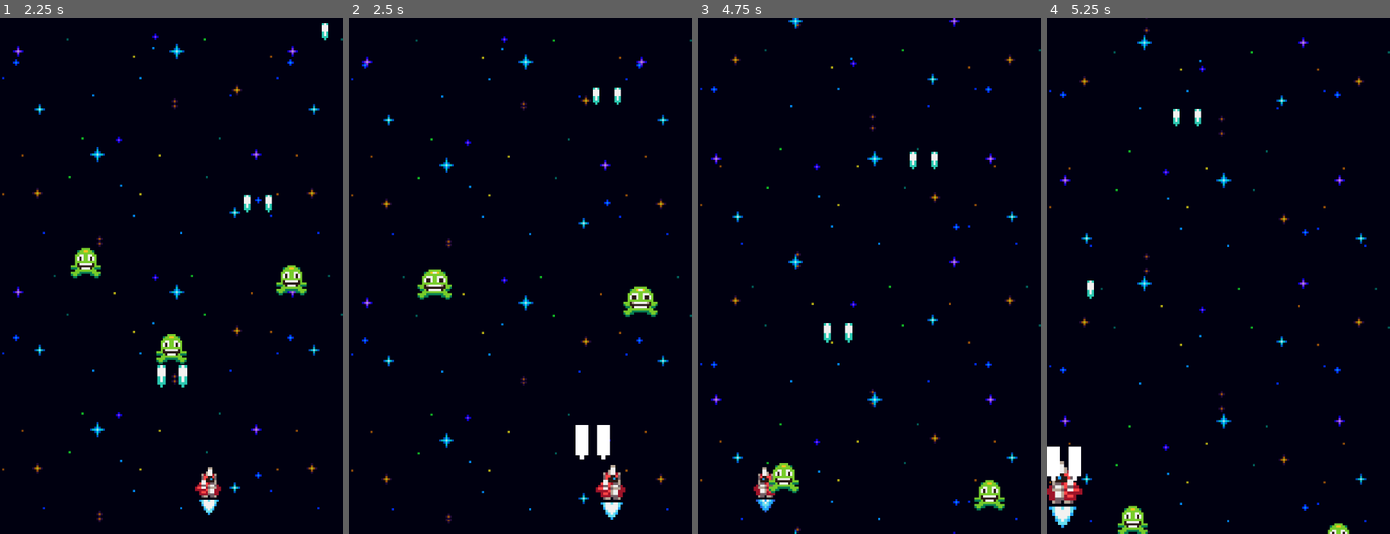
Above: before the commit, frames 1-4 (left to right).
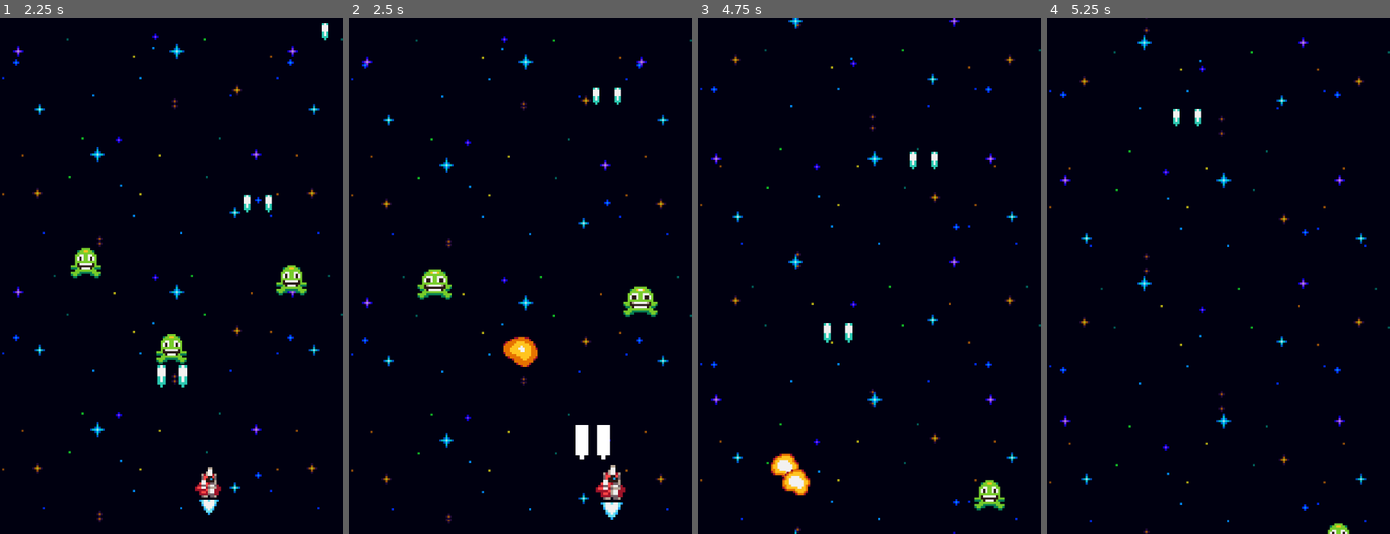
Above: after the commit, the same moments.

Repository: MatZ-Dev/heartbeast-space-shooter
Game: Godot game, scene res://world.tscn
Same seed, same stepped clock (60 frames per second), same inputs: the game is played once before the commit and once after it.
Inputs:
- Up to frame 1 (2.25 s): hold Right (ui_right) 0.53-1.28 s; hold Left (ui_left) 1.28-2.03 s; hold Right (ui_right) from 2.03 s (still down)
- Up to frame 2 (2.5 s): keep holding Right (ui_right)
- Up to frame 3 (4.75 s): release Right (ui_right) at 3.53 s; hold Left (ui_left) from 3.53 s (still down)
- Up to frame 4 (5.25 s): keep holding Left (ui_left)

Frame 1 is identical in both runs. In frame 2, 0.4% of the frame differs, in the area x 45-55%, y 61-68%; in frame 3, 1.0%; in frame 4, 1.6%, in the area x 0-30%, y 50-100%.

Commit message:
Part-9: Explosion Effect and Destroy

Diff:
--- a/components/onetime_animated_effect.gd
+++ b/components/onetime_animated_effect.gd
@@ -8,3 +8,4 @@
 func _ready() -> void:
 	# Free this node when the animation is finished
 	animation_finished.connect(queue_free)
+	animation_looped.connect(queue_free)
--- /dev/null
+++ b/effects/explosion_effect.tscn
@@ -0,0 +1,53 @@
+[gd_scene format=3 uid="uid://s1xknglkk5sc"]
+
+[ext_resource type="Script" uid="uid://b30ddcryi007o" path="res://components/onetime_animated_effect.gd" id="1_27qt3"]
+[ext_resource type="Texture2D" uid="uid://ddf6s4kirhxk2" path="res://assets/sprites/explosion.png" id="1_ivsvs"]
+
+[sub_resource type="AtlasTexture" id="AtlasTexture_gstvt"]
+atlas = ExtResource("1_ivsvs")
+region = Rect2(0, 0, 16, 16)
+
+[sub_resource type="AtlasTexture" id="AtlasTexture_2ues5"]
+atlas = ExtResource("1_ivsvs")
+region = Rect2(16, 0, 16, 16)
+
+[sub_resource type="AtlasTexture" id="AtlasTexture_2crw8"]
+atlas = ExtResource("1_ivsvs")
+region = Rect2(32, 0, 16, 16)
+
+[sub_resource type="AtlasTexture" id="AtlasTexture_hdctc"]
+atlas = ExtResource("1_ivsvs")
+region = Rect2(48, 0, 16, 16)
+
+[sub_resource type="AtlasTexture" id="AtlasTexture_62s6n"]
+atlas = ExtResource("1_ivsvs")
+region = Rect2(64, 0, 16, 16)
+
+[sub_resource type="SpriteFrames" id="SpriteFrames_ivsvs"]
+animations = [{
+"frames": [{
+"duration": 1.0,
+"texture": SubResource("AtlasTexture_gstvt")
+}, {
+"duration": 1.0,
+"texture": SubResource("AtlasTexture_2ues5")
+}, {
+"duration": 1.0,
+"texture": SubResource("AtlasTexture_2crw8")
+}, {
+"duration": 1.0,
+"texture": SubResource("AtlasTexture_hdctc")
+}, {
+"duration": 1.0,
+"texture": SubResource("AtlasTexture_62s6n")
+}],
+"loop": 1,
+"name": &"default",
+"speed": 10.0
+}]
+
+[node name="ExplosionEffect" type="AnimatedSprite2D" unique_id=2018857564]
+sprite_frames = SubResource("SpriteFrames_ivsvs")
+autoplay = "default"
+script = ExtResource("1_27qt3")
+metadata/_custom_type_script = "uid://b30ddcryi007o"
--- a/enemies/enemy.gd
+++ b/enemies/enemy.gd
@@ -8,6 +8,7 @@
 @onready var shake_component: ShakeComponent = $ShakeComponent
 @onready var hurtbox_component: HurtboxComponent = $HurtboxComponent
 @onready var hitbox_component: HitboxComponent = $HitboxComponent
+@onready var destroyed_component: DestroyedComponent = $DestroyedComponent
 
 func _ready() -> void:
 	visible_on_screen_notifier_2d.screen_exited.connect(queue_free)
@@ -17,3 +18,4 @@
 		shake_component.tween_shake()
 	)
 	stats_component.no_health.connect(queue_free)
+	hitbox_component.hit_hurtbox.connect(destroyed_component.destroy.unbind(1))
--- a/enemies/enemy.tscn
+++ b/enemies/enemy.tscn
@@ -9,6 +9,9 @@
 [ext_resource type="Script" uid="uid://dikwjy5leav4q" path="res://components/hurtbox_component.gd" id="7_4w5fm"]
 [ext_resource type="Script" uid="uid://d3ywtvt46p4ga" path="res://components/hitbox_component.gd" id="8_uba7a"]
 [ext_resource type="Script" uid="uid://c885rv26qtu5e" path="res://components/hurt_component.gd" id="9_uba7a"]
+[ext_resource type="Script" uid="uid://beo7p3rvlcxy1" path="res://components/spawner_component.gd" id="10_g67el"]
+[ext_resource type="PackedScene" uid="uid://s1xknglkk5sc" path="res://effects/explosion_effect.tscn" id="11_ccbdt"]
+[ext_resource type="Script" uid="uid://c2cs7br4yb2o2" path="res://components/destroyed_component.gd" id="12_ccbdt"]
 
 [node name="Enemy" type="Node2D" unique_id=947168423]
 script = ExtResource("1_3t1x0")
@@ -57,3 +60,15 @@
 stats_component = NodePath("../StatsComponent")
 hurtbox_component = NodePath("../HurtboxComponent")
 metadata/_custom_type_script = "uid://c885rv26qtu5e"
+
+[node name="SpawnerComponent" type="Node2D" parent="." unique_id=139644996]
+script = ExtResource("10_g67el")
+scene = ExtResource("11_ccbdt")
+metadata/_custom_type_script = "uid://beo7p3rvlcxy1"
+
+[node name="DestroyedComponent" type="Node" parent="." unique_id=2120767737 node_paths=PackedStringArray("actor", "stats_component", "destroy_effect_spawner_component")]
+script = ExtResource("12_ccbdt")
+actor = NodePath("..")
+stats_component = NodePath("../StatsComponent")
+destroy_effect_spawner_component = NodePath("../SpawnerComponent")
+metadata/_custom_type_script = "uid://c2cs7br4yb2o2"
--- a/player_ship/ship.tscn
+++ b/player_ship/ship.tscn
@@ -2,6 +2,7 @@
 
 [ext_resource type="Script" uid="uid://dkjqtmgffdydw" path="res://player_ship/ship.gd" id="1_etvdo"]
 [ext_resource type="Texture2D" uid="uid://bjl1jsumuinfb" path="res://assets/sprites/ship.png" id="1_lyjrp"]
+[ext_resource type="Script" uid="uid://dewvd2a4lix8r" path="res://components/stats_component.gd" id="2_1xpe7"]
 [ext_resource type="Script" uid="uid://bm7wwj2o3kuyn" path="res://components/move_component.gd" id="2_y3mk2"]
 [ext_resource type="Script" uid="uid://c7y1srr1de1r2" path="res://components/move_input_component.gd" id="3_snm6p"]
 [ext_resource type="Resource" uid="uid://cmlm5dl6hvrxx" path="res://player_ship/ship_move_stats.tres" id="4_0n25c"]
@@ -10,6 +11,10 @@
 [ext_resource type="PackedScene" uid="uid://cvs6ndcxe8q70" path="res://projectiles/laser.tscn" id="8_6m5c2"]
 [ext_resource type="Script" uid="uid://dsjeequ1x2cg0" path="res://components/scale_component.gd" id="9_le0bn"]
 [ext_resource type="Texture2D" uid="uid://d08ptig3vf58b" path="res://assets/sprites/ship_flame.png" id="10_8ru6t"]
+[ext_resource type="Script" uid="uid://dikwjy5leav4q" path="res://components/hurtbox_component.gd" id="12_1xpe7"]
+[ext_resource type="Script" uid="uid://c885rv26qtu5e" path="res://components/hurt_component.gd" id="12_kbeao"]
+[ext_resource type="PackedScene" uid="uid://s1xknglkk5sc" path="res://effects/explosion_effect.tscn" id="14_gglps"]
+[ext_resource type="Script" uid="uid://c2cs7br4yb2o2" path="res://components/destroyed_component.gd" id="15_h7cto"]
 
 [sub_resource type="AtlasTexture" id="AtlasTexture_y3mk2"]
 atlas = ExtResource("1_lyjrp")
@@ -113,6 +118,10 @@
 [node name="Ship" type="Node2D" unique_id=929851448]
 script = ExtResource("1_etvdo")
 
+[node name="StatsComponent" type="Node" parent="." unique_id=241823260]
+script = ExtResource("2_1xpe7")
+metadata/_custom_type_script = "uid://dewvd2a4lix8r"
+
 [node name="Anchor" type="Node2D" parent="." unique_id=2083870059]
 
 [node name="AnimatedSprite2D" type="AnimatedSprite2D" parent="Anchor" unique_id=199779150]
@@ -161,3 +170,28 @@
 script = ExtResource("9_le0bn")
 sprite = NodePath("../Anchor")
 metadata/_custom_type_script = "uid://dsjeequ1x2cg0"
+
+[node name="HurtboxComponent" type="Area2D" parent="." unique_id=1934038595]
+script = ExtResource("12_1xpe7")
+metadata/_custom_type_script = "uid://dikwjy5leav4q"
+
+[node name="CollisionPolygon2D" type="CollisionPolygon2D" parent="HurtboxComponent" unique_id=434832659]
+polygon = PackedVector2Array(-8, 2, -3, -3, -3, -4, -1, -7, 1, -7, 3, -4, 3, -3, 8, 2, 8, 4, 5, 4, 5, 7, -5, 7, -5, 4, -8, 4)
+
+[node name="HurtComponent" type="Node" parent="." unique_id=765742868 node_paths=PackedStringArray("stats_component", "hurtbox_component")]
+script = ExtResource("12_kbeao")
+stats_component = NodePath("../StatsComponent")
+hurtbox_component = NodePath("../HurtboxComponent")
+metadata/_custom_type_script = "uid://c885rv26qtu5e"
+
+[node name="ExplosionSpawnerComponent" type="Node2D" parent="." unique_id=1684684628]
+script = ExtResource("7_iekxl")
+scene = ExtResource("14_gglps")
+metadata/_custom_type_script = "uid://beo7p3rvlcxy1"
+
+[node name="DestroyedComponent" type="Node" parent="." unique_id=1013617393 node_paths=PackedStringArray("actor", "stats_component", "destroy_effect_spawner_component")]
+script = ExtResource("15_h7cto")
+actor = NodePath("..")
+stats_component = NodePath("../StatsComponent")
+destroy_effect_spawner_component = NodePath("../ExplosionSpawnerComponent")
+metadata/_custom_type_script = "uid://c2cs7br4yb2o2"
